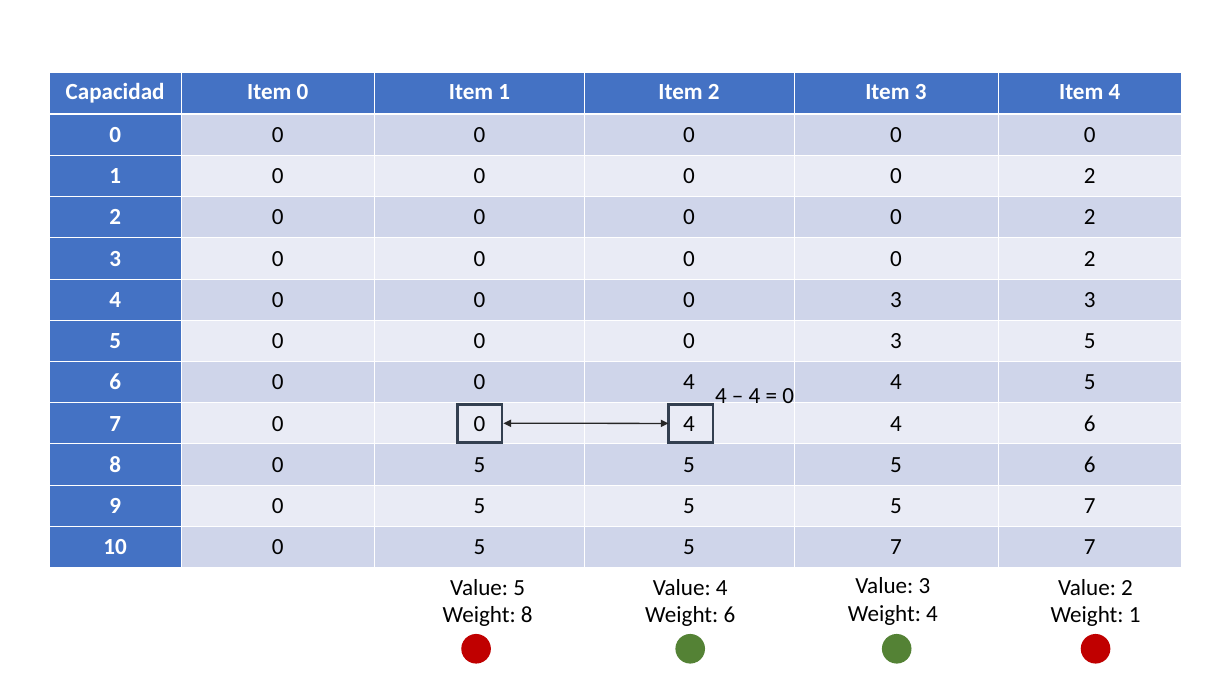
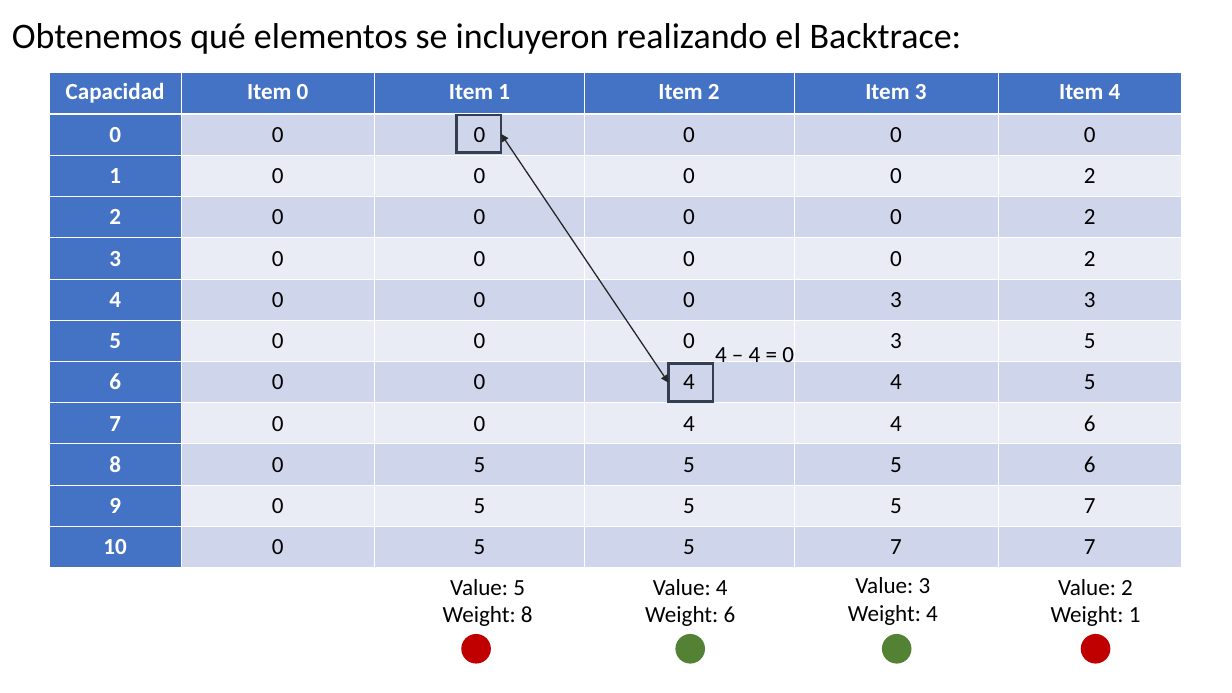
Before and after one commit to GabrielMartinMoran/Knapsack-DynamicProgramming, a slide deck: slide 27 of Knapsack.ppt (slide 26 before the commit). Drawn at 1232x693 pixels with LibreOffice and Linux fonts; fonts in the diff are those of the drawing. Boxes give left, top, right and bottom in pixels: in the first picture for what was removed or moved away, otherwise in the second. Text is boxed around its words. In the diff, an @@ line names an element or a change of style, - is before the commit and + after.

Commit message:
Agregado backtrace

```diff
--- a/Knapsack.ppt
+++ b/Knapsack.ppt
@@ text added at (12,23,962,54), 28 pt, text #000000 @@
+Obtenemos qué elementos se incluyeron realizando el Backtrace:
@@ rectangle: place and size @@
-rectangle at (457,405,501,442)
+rectangle at (456,115,501,152)
@@ double arrow added from (501, 134) to (668, 382), #262626 0.99 pt @@
@@ text "4 – 4 = 0": place and size @@
-text "4 – 4 = 0" at (715,388,794,403)
+text "4 – 4 = 0" at (715,347,794,362)
@@ rectangle: place and size @@
-rectangle at (668,405,712,442)
+rectangle at (668,364,712,402)
@@ double arrow removed from (503, 423) to (668, 423) @@
```
Also in this commit, not shown: 27 other slides changed, 1 slide added, 3 other files.
